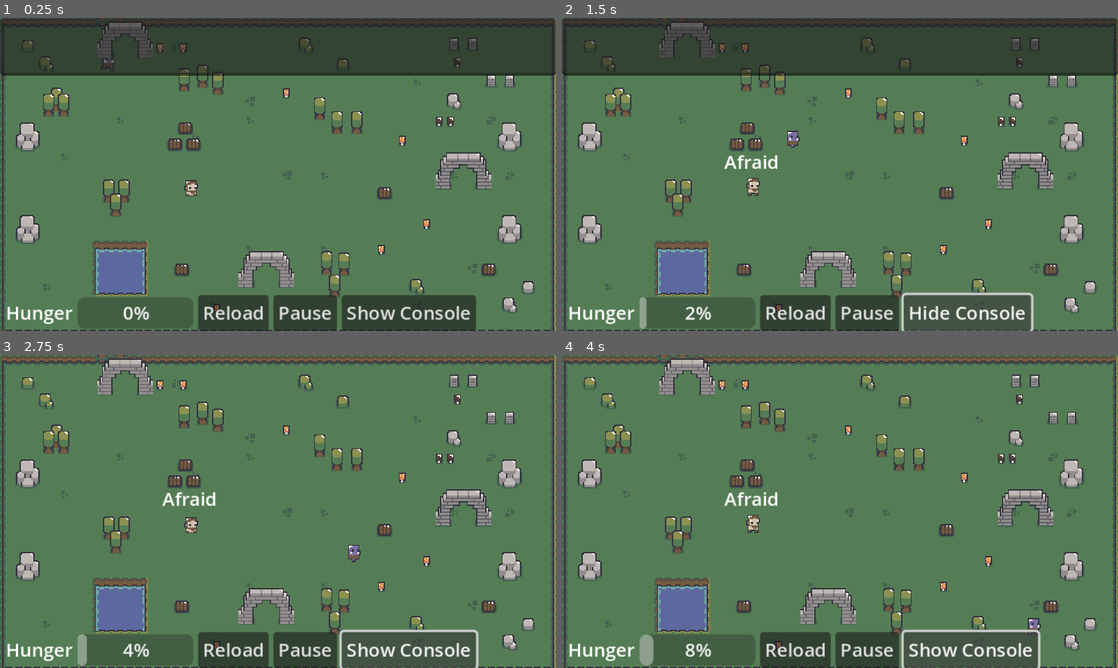
Above: before the commit, frames 1-4 (two rows, left to right).
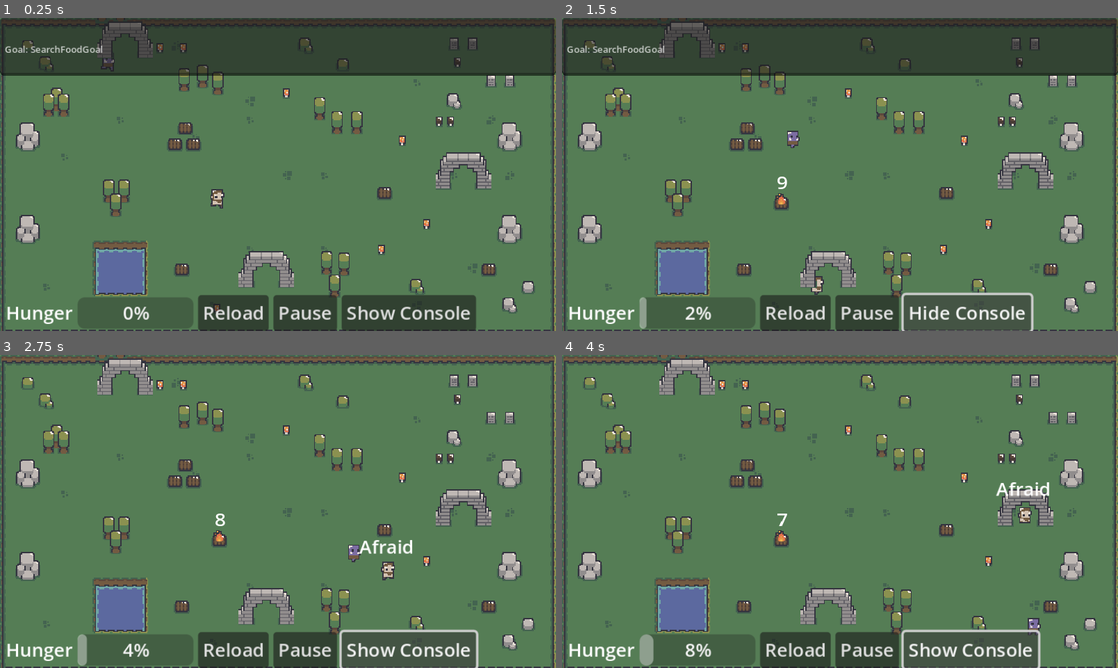
Above: after the commit, the same moments.

Repository: scagliolaluca/Godot2DGoalOrientedActionPlanning
Game: Godot game, scene res://scenes/main.tscn
The game is run twice, just before and just after one commit, with the same random seed, the same clock (stepped at 60 frames per second) and the same inputs.
Inputs:
- Up to frame 1 (0.25 s): no input
- Up to frame 2 (1.5 s): click "Show Console" at 0.5 s; click "Show Console" at 1.25 s
- Up to frame 3 (2.75 s): click "Hide Console" at 2 s
- Up to frame 4 (4 s): click "Show Console" at 2.75 s; click "Hide Console" at 3.5 s

The runs differ from the first frame. In frame 1, 0.4% of the frame differs, in the area x 0-41%, y 8-61%; in frame 2, 0.8%; in frame 3, 0.9%, in the area x 29-75%, y 43-95%; in frame 4, 0.9%.
Error before the commit: Parse Error: Could not resolve class "FindCoverAction", because of a parser error. (res://goap/goap.gd:19)

Commit message:
Added Chop_tree, action_planner still manually

Diff:
--- a/goap/action_planner.gd
+++ b/goap/action_planner.gd
@@ -29,7 +29,7 @@
 	#if desired_state.is_empty():
 	#	return []
 	#return _find_best_plan(goal, desired_state, blackboard)
-	return[_actions[4], _actions[3], _actions[3], _actions[1], _actions[2]]
+	return[_actions[4], _actions[3], _actions[3], _actions[1], _actions[2], _actions[0], _actions[0]]
 
 
 #
--- a/goap/actions/chop_tree.gd
+++ b/goap/actions/chop_tree.gd
@@ -3,3 +3,34 @@
 class_name ChopTreeAction
 
 func get_clazz(): return "ChopTreeAction"
+
+func get_preconditions():
+	return {"has_wood":false}
+func get_effects():
+	return {"has_wood":true}
+
+func is_valid():
+	return WorldState.get_elements("tree").size()>0
+
+func get_cost(_blackboard) -> int:
+	#What cost does looking for and chopping a tree have?
+	#return 6
+	#how about the distance to it, capped at a certain point
+	var someTree = WorldState.get_closest_element("tree", _blackboard)
+	if someTree:
+		return max(someTree.position.distance_to(_blackboard.position),10)
+	else:
+		return 10 #idk no tree then?
+
+func perform(actor,delta):
+	var someTree = WorldState.get_closest_element("tree", actor)
+	if someTree:
+		if someTree.position.distance_to(actor.position) < 2: #just like in firepit
+			if actor.chop_tree(someTree):
+				#set wood state!
+				WorldState.set_state("has_wood",true)
+				return true
+		else:#has to move
+			var moveDirection = someTree.position - actor.position
+			actor.move_to(moveDirection, delta)
+	return false
--- a/goap/actions/find_cover.gd
+++ b/goap/actions/find_cover.gd
@@ -58,9 +58,9 @@
 	var closestCover = WorldState.get_closest_element("cover", _actor)
 
 	if _actor.position.distance_to(closestCover.position) < 1:
-        return _actor.calm_down()
+		return _actor.calm_down()
 
-    var moveDirection = closestCover.position - _actor.position
-    _actor.move_to(moveDirection, _delta)
+	var moveDirection = closestCover.position - _actor.position
+	_actor.move_to(moveDirection, _delta)
 
 	return false
